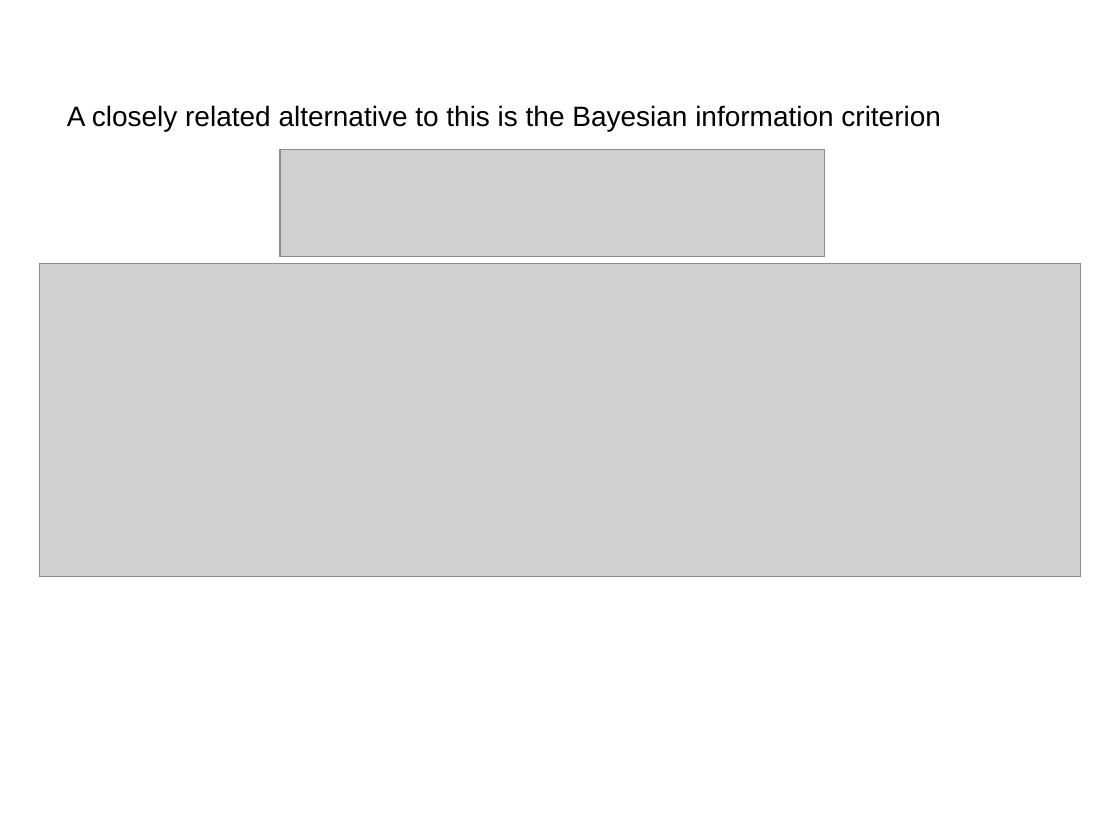
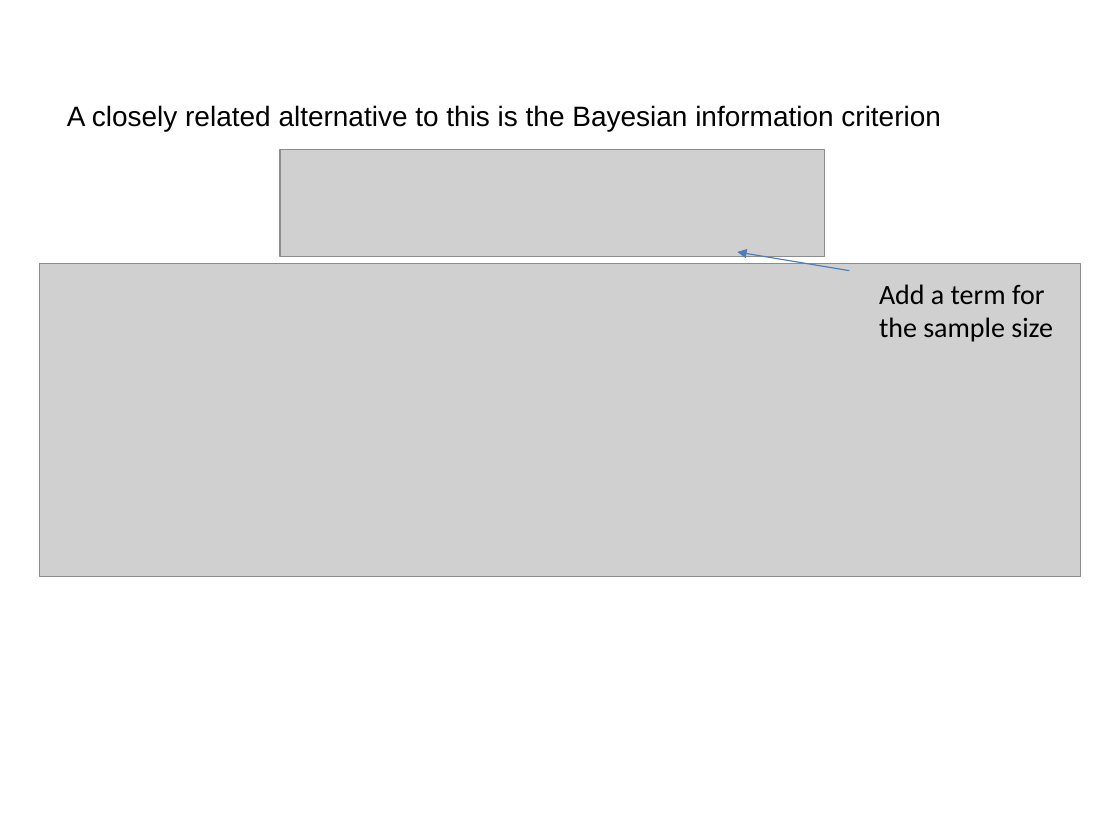
Before and after one commit to afodor/afodor.github.io, a slide deck: slide 39 of classes/stats2017/Lecture16.pptx. Drawn at 1120x840 pixels with LibreOffice and Linux fonts; fonts in the diff are those of the drawing; grey boxes stand for pictures. Boxes give left, top, right and bottom in pixels: in the first picture for what was removed or moved away, otherwise in the second. Text is boxed around its words. In the diff, an @@ line names an element or a change of style, - is before the commit and + after.

Commit message:
better label of BIC

```diff
--- a/classes/stats2017/Lecture16.pptx
+++ b/classes/stats2017/Lecture16.pptx
@@ arrow added from (849, 271) to (737, 252), #4B7EBC 0.75 pt @@
@@ text added at <box>879,284,1053,342</box>, 18 pt, text #000000 @@
+Add a term for
+the sample size
```
